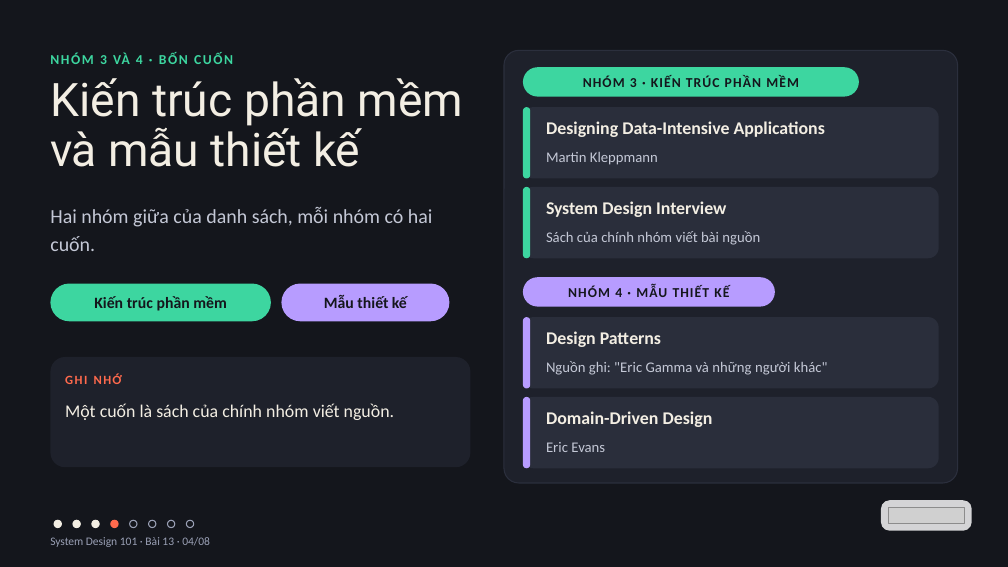
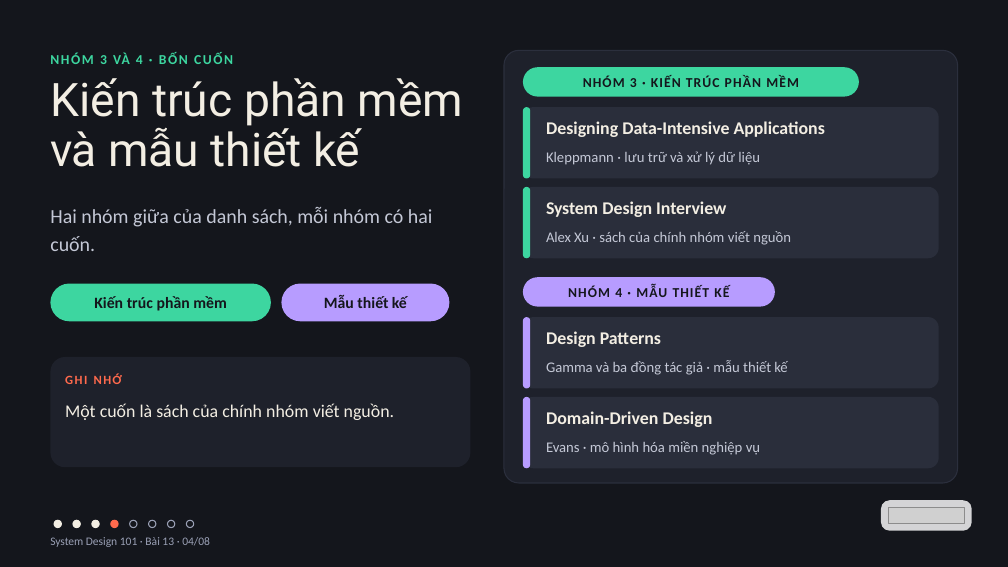
Before and after one commit to vohoailinh90/tool-marketing-studio, a slide deck: slide 4 of system-design-101/vi/lessons/sd-10-013/slides/sd-10-013.pptx. Drawn at 1008x567 pixels with LibreOffice and Linux fonts; fonts in the diff are those of the drawing; grey boxes stand for pictures. Boxes give left, top, right and bottom in pixels: in the first picture for what was removed or moved away, otherwise in the second. Text is boxed around its words. In the diff, an @@ line names an element or a change of style, - is before the commit and + after.

```diff
--- a/system-design-101/vi/lessons/sd-10-013/slides/sd-10-013.pptx
+++ b/system-design-101/vi/lessons/sd-10-013/slides/sd-10-013.pptx
@@ text at [546,151,760,165]: text changed @@
-Martin Kleppmann
+Kleppmann · lưu trữ và xử lý dữ liệu
@@ text at [546,231,791,245]: text changed @@
-Sách của chính nhóm viết bài nguồn
+Alex Xu · sách của chính nhóm viết nguồn
@@ text at [546,360,787,375]: text changed @@
-Nguồn ghi: "Eric Gamma và những người khác"
+Gamma và ba đồng tác giả · mẫu thiết kế
@@ text at [546,441,760,455]: text changed @@
-Eric Evans
+Evans · mô hình hóa miền nghiệp vụ
```
Also in this commit, not shown: 7 other slides changed, 4 other files.
